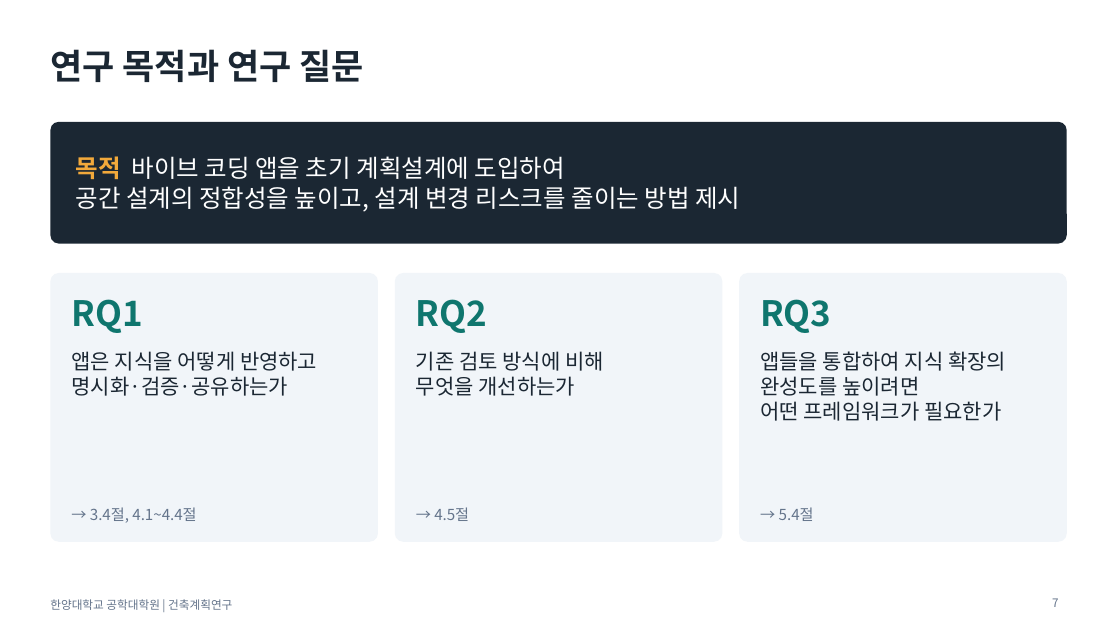
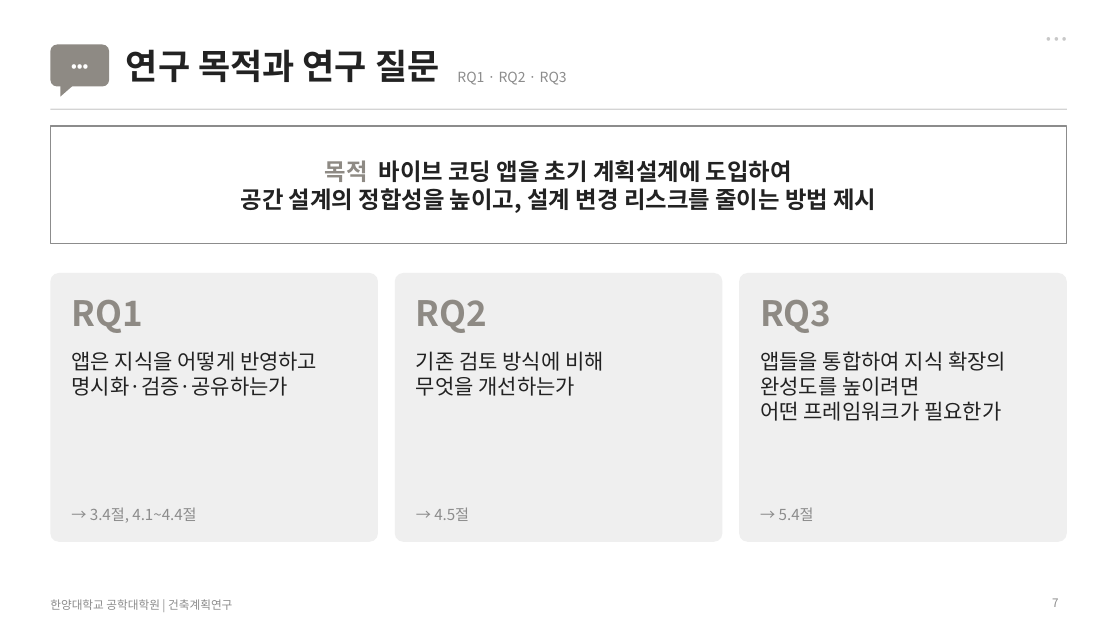
Before and after one commit to sangchuls/pango-gmp, a slide deck: slide 7 of research/final/발표자료_최종.pptx. Drawn at 1120x630 pixels with LibreOffice and Linux fonts; fonts in the diff are those of the drawing. Boxes give left, top, right and bottom in pixels: in the first picture for what was removed or moved away, otherwise in the second. Text is boxed around its words. In the diff, an @@ line names an element or a change of style, - is before the commit and + after.

```diff
--- a/research/final/발표자료_최종.pptx
+++ b/research/final/발표자료_최종.pptx
@@ text added at (x1=1008, y1=25, x2=1067, y2=50), 12 pt, text #C8C8C8 @@
+• • •
@@ rounded rectangle added at (x1=50, y1=45, x2=109, y2=87), fill #8E8A84 @@
@@ text added at (x1=50, y1=45, x2=109, y2=87), 13 pt, text #FFFFFF, bold @@
+•••
@@ title "연구 목적과 연구 질문" moved from (x1=50, y1=49, x2=363, y2=82) to (x1=126, y1=49, x2=439, y2=82) @@
@@ right triangle added at (x1=60, y1=85, x2=74, y2=97), fill #8E8A84 @@
@@ text added at (x1=457, y1=71, x2=567, y2=85), 12 pt, text #8C8C8C @@
+RQ1 · RQ2 · RQ3
@@ line added from (50, 109) to (1067, 109), #D4D4D4 1 pt @@
@@ rounded rectangle removed at (x1=50, y1=122, x2=1067, y2=244) @@
@@ rectangle added at (x1=50, y1=126, x2=1067, y2=244), fill #FFFFFF, outline #8C8C8C 1 pt @@
@@ text "목적 바이브 코딩 앱을 초기 ..." at (x1=241, y1=160, x2=876, y2=213): size 21 to 20 pt, text colour #FFFFFF to #222222, bold on; text colour #F2A93B to #8E8A84 in "목적"; alignment left to centre @@
@@ fill #F1F5F9 to #EFEFEF in 3 elements at (x1=50, y1=273, x2=378, y2=542), (x1=395, y1=273, x2=723, y2=542), (x1=739, y1=273, x2=1067, y2=542) @@
@@ text colour #0F766E to #8E8A84 in 3 elements at (x1=71, y1=300, x2=142, y2=333), (x1=416, y1=300, x2=487, y2=333), (x1=760, y1=300, x2=831, y2=333) @@
@@ text colour #1B2733 to #222222 in 4 elements at (x1=126, y1=49, x2=439, y2=82), (x1=71, y1=351, x2=317, y2=396), (x1=416, y1=351, x2=604, y2=396), (x1=760, y1=351, x2=1006, y2=421) @@
@@ text colour #64748B to #8C8C8C in 5 elements at (x1=1052, y1=598, x2=1058, y2=607), (x1=50, y1=599, x2=232, y2=610), (x1=90, y1=507, x2=196, y2=523), (x1=434, y1=507, x2=469, y2=521), (x1=779, y1=508, x2=814, y2=521) @@
```
Also in this commit, not shown: 18 other slides changed, 4 other files.
